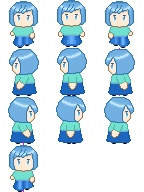
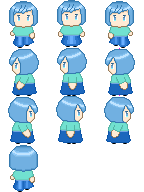
Before/after of a w=144, h=192 layered artwork. What changed in the layer stack:
painted on "Drawing" (1st of 10, in "Up_1") over [13, 142, 34, 192]
hid "Polar" (1st of 10, in "Up_1") over [13, 142, 34, 192]
